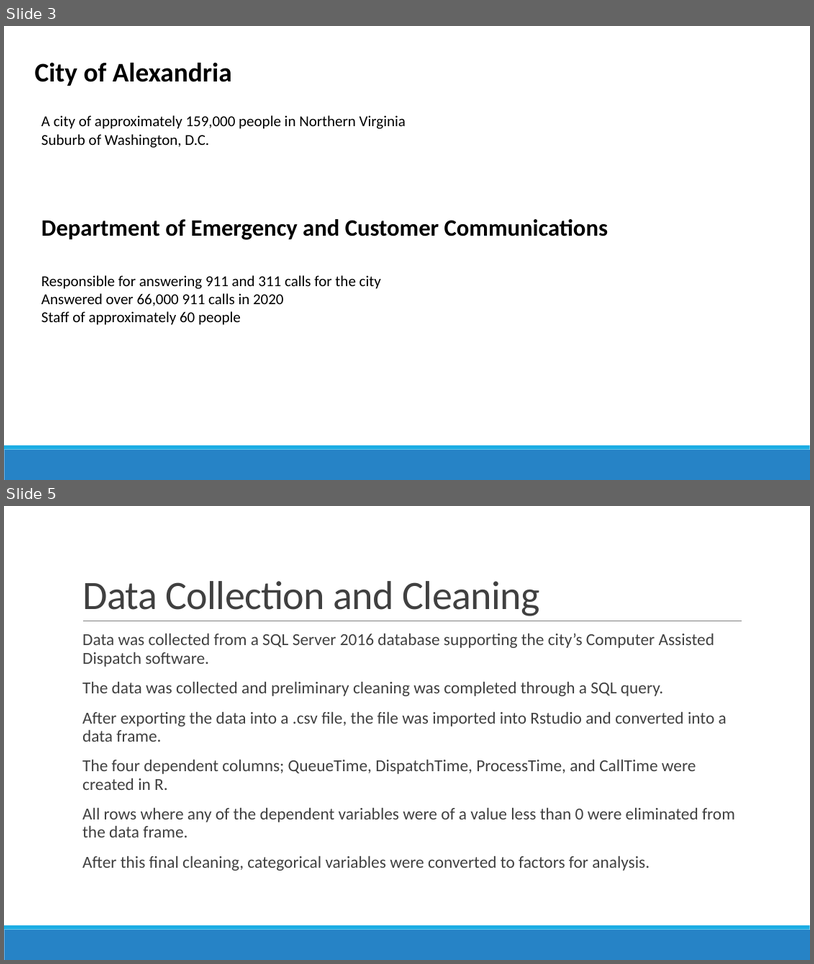
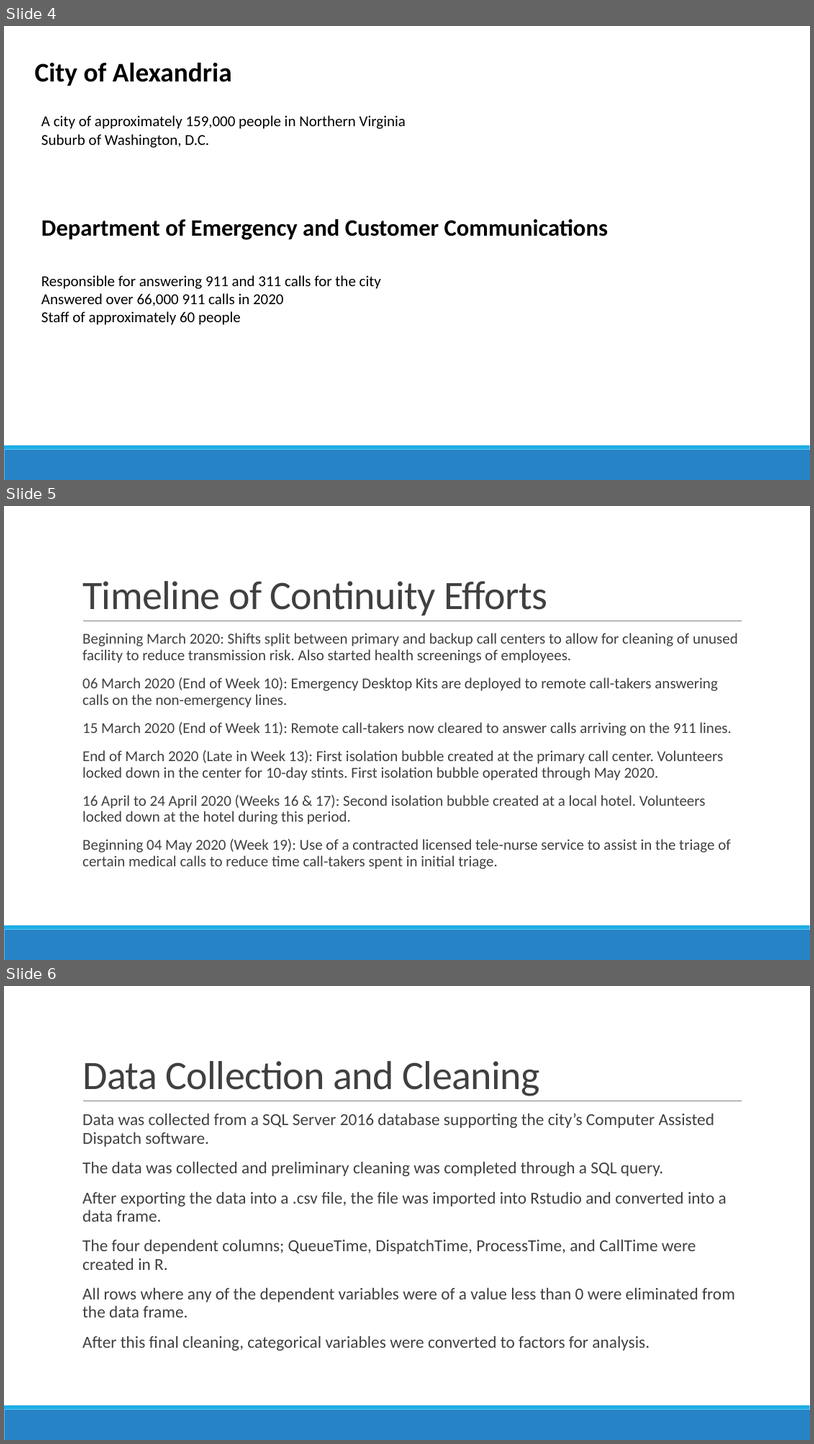
Before and after one commit to trdunsworth/WGU_Capstone, a slide deck: Dunsworth_Presentation.pptx. Shown one above the other, each under a label of ours: slides 3 and 5 before the commit, slides 4, 5 and 6 after it; the slides between them are not shown. The pictures are 814x964 and 814x1444 pixels, drawn with LibreOffice and Linux fonts; fonts in the diff are those of the drawing. Boxes give left, top, right and bottom in pixels: in the first picture for what was removed or moved away, otherwise in the second. Text is boxed around its words. In the diff, an @@ line names an element or a change of style, - is before the commit and + after.

```diff
--- a/Dunsworth_Presentation.pptx
+++ b/Dunsworth_Presentation.pptx
@@ slide 5 added at [4,506,810,960], background #FFFFFF; not listed: 3 template elements that a slide beside it also shows @@
@@ title added at [82,581,548,615], 48 pt, text #404040 @@
+Timeline of Continuity Efforts
@@ text added at [82,633,738,869], 18 pt, text #404040 @@
+  Beginning March 2020: Shifts split between primary and backup call centers to allow for cleaning of unused facility to reduce transmission risk. Also started health screenings of employees.
+  06 March 2020 (End of Week 10): Emergency Desktop Kits are deployed to remote call-takers answering calls on the non-emergency lines.
+  15 March 2020 (End of Week 11): Remote call-takers now cleared to answer calls arriving on the 911 lines.
+  End of March 2020 (Late in Week 13): First isolation bubble created at the primary call center. Volunteers locked down in the center for 10-day stints. First isolation bubble operated through May 2020.
+  16 April to 24 April 2020 (Weeks 16 & 17): Second isolation bubble created at a local hotel. Volunteers locked down at the hotel during this period.
+  Beginning 04 May 2020 (Week 19): Use of a contracted licensed tele-nurse service to assist in the triage of certain medical calls to reduce time call-takers spent in initial triage.
@@ what was slide 3 is now slide 4 @@
@@ what was slide 5 is now slide 6 @@
```
Also in this commit, not shown: 1 slide changed, 8 other slides added, 4 other files.
